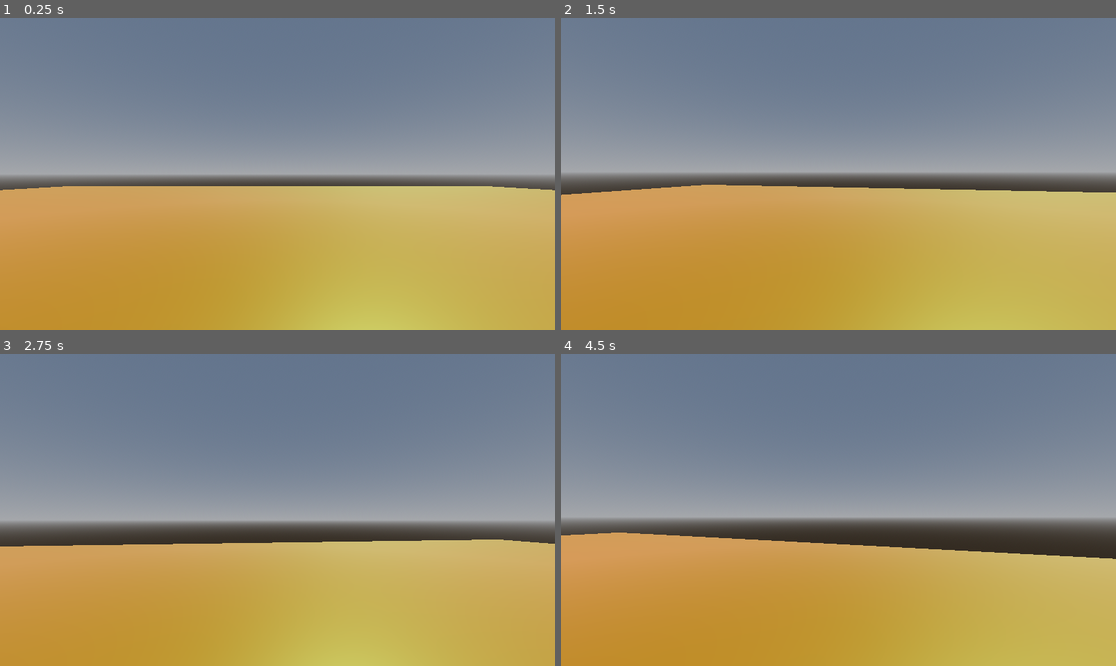
Above: before the commit, frames 1-4 (two rows, left to right).
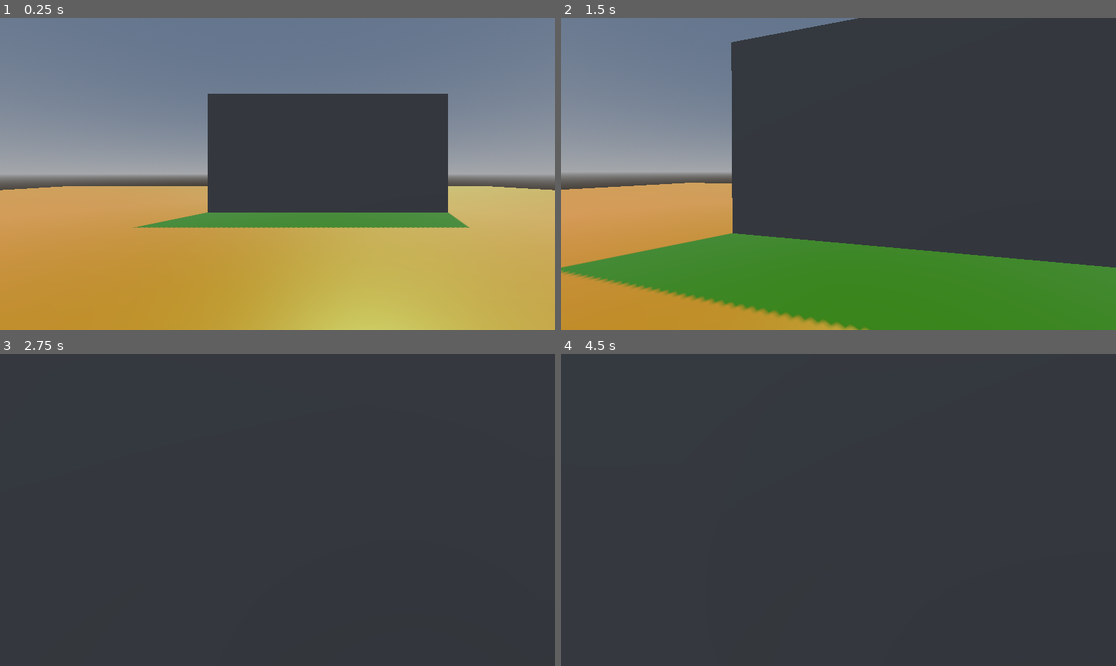
Above: after the commit, the same moments.

Repository: Nyedveg/Hop-Shot
Game: Godot game, scene res://MAIN.tscn
Two runs of this game, one before a commit and one after it. Both use one fixed random seed, a clock stepped at 60 frames per second and the inputs below.
Inputs (mouse positions are in pixels of both pictures, inside the frame that each line leads up to):
- Up to frame 1 (0.25 s): no input
- Up to frame 2 (1.5 s): tap Enter (ui_accept) at 0.5, 0.6 s; move the mouse to (866, 174) at 0.52 s; hold W (MOVE_FORWARD) from 0.53 s (still down); tap Space (JUMP, bound only after the commit) at 0.77, 0.8, 1.07, 1.35 s; move the mouse to (810, 174) at 1.27 s
- Up to frame 3 (2.75 s): keep holding W (MOVE_FORWARD); tap Space (JUMP, bound only after the commit) at 1.52, 1.82, 2.3 s; tap Enter (ui_accept) at 1.55 s; move the mouse to (288, 503) at 2.02 s; tap Q (PICKUP) at 2.1 s
- Up to frame 4 (4.5 s): keep holding W (MOVE_FORWARD); move the mouse to (832, 516) at 2.77 s; tap Ctrl (crouch) at 2.85 s; tap Space (JUMP, bound only after the commit) at 3.02, 3.32, 3.77, 3.8, 4.07 s; tap Enter (ui_accept) at 3.05, 3.5, 4.35 s; move the mouse to (877, 513) at 3.52 s; hold Shift (sprint, bound only after the commit) 3.53-4.28 s; move the mouse to (794, 506) at 4.27 s

The runs differ from the first frame. In frame 1, 19% of the frame differs, in the area x 24-85%, y 24-68%; in frame 2, 71%; in frame 3, 97%, in the area x 0-100%, y 0-100%; in frame 4, 96%.

Commit message:
weapon_spawn

Diff:
--- /dev/null
+++ b/Action_Listener_DEMO.gd
@@ -0,0 +1,38 @@
+extends Node
+var pressedW = false
+var pressedA = false
+var pressedS = false
+var pressedD = false
+var all_pressed = false
+@onready var text_pop = $"../TextPop"
+@onready var spawn_in = $"../spawn_weapon"
+var weapons = preload("res://WEAPONS/weapon.tscn")
+
+func spawn_weapon():
+	var weapon = weapons.instantiate()
+	weapon.position = spawn_in.position
+	spawn_in.add_child(weapon)
+
+# Called when the node enters the scene tree for the first time.
+func _ready():
+	text_pop.visible = false
+
+
+# Called every frame. 'delta' is the elapsed time since the previous frame.
+func _process(delta):
+	if Input.is_action_just_pressed("MOVE_BACKWARD"):
+		pressedS = true
+		print("S")
+	if Input.is_action_just_pressed("MOVE_FORWARD"):
+		pressedW = true
+		print("W")
+	if Input.is_action_just_pressed("MOVE_RIGHT"):
+		pressedD = true
+		print("D")
+	if Input.is_action_just_pressed("MOVE_LEFT"):
+		pressedA = true
+		print("A")
+
+	if pressedS&&pressedW&&pressedD&&pressedA&&!all_pressed:
+		all_pressed = true
+		spawn_weapon()
--- /dev/null
+++ b/Demo.tscn
@@ -0,0 +1,40 @@
+[gd_scene load_steps=4 format=3 uid="uid://b5yrluw2onqj3"]
+
+[ext_resource type="PackedScene" uid="uid://c2h5wi5d0wwxc" path="res://PLAYER/Player.tscn" id="1_jcyoc"]
+[ext_resource type="Script" path="res://Action_Listener_DEMO.gd" id="2_x6u6b"]
+
+[sub_resource type="StandardMaterial3D" id="StandardMaterial3D_olof5"]
+albedo_color = Color(0.54902, 0.0156863, 0, 1)
+roughness = 0.34
+emission_enabled = true
+emission = Color(0, 0.278431, 0, 1)
+emission_energy_multiplier = 1.84
+
+[node name="Node3D" type="Node3D"]
+
+[node name="DirectionalLight3D" type="DirectionalLight3D" parent="."]
+transform = Transform3D(-0.866023, -0.433016, 0.250001, 0, 0.499998, 0.866027, -0.500003, 0.749999, -0.43301, 0, 0, 0)
+shadow_enabled = true
+
+[node name="CSGBox3D" type="CSGBox3D" parent="."]
+use_collision = true
+size = Vector3(55, 0.115, 55)
+material = SubResource("StandardMaterial3D_olof5")
+
+[node name="Player" parent="." instance=ExtResource("1_jcyoc")]
+transform = Transform3D(1, 0, 0, 0, 1, 0, 0, 0, 1, 0, 1, 0)
+
+[node name="CSGBox3D2" type="CSGBox3D" parent="."]
+transform = Transform3D(10, 0, 0, 0, 5, 0, 0, 0, 0.1, 2.099, 2.5, -8.514)
+use_collision = true
+
+[node name="ActionListener" type="Node3D" parent="."]
+script = ExtResource("2_x6u6b")
+
+[node name="TextPop" type="Label3D" parent="."]
+transform = Transform3D(0.9984, 0, 0.0565534, 0, 1, 0, -0.0565534, 0, 0.9984, 0, 1.43668, -5.00806)
+text = "PPPPPPP"
+font_size = 150
+
+[node name="spawn_weapon" type="Node3D" parent="."]
+transform = Transform3D(1, 0, 0, 0, 1, 0, 0, 0, 1, 0, 0.619466, -3.30816)
--- a/MAIN.tscn
+++ b/MAIN.tscn
@@ -26,3 +26,7 @@
 
 [node name="weapon" parent="." instance=ExtResource("2_cfkjj")]
 transform = Transform3D(1, 0, 0, 0, 1, 0, 0, 0, 1, 1.80221, 0.0575008, 4.6292)
+
+[node name="CSGBox3D2" type="CSGBox3D" parent="."]
+transform = Transform3D(10, 0, 0, 0, 5, 0, 0, 0, 0.1, 2.099, 2.5, -8.514)
+use_collision = true
--- a/PLAYER/Player.gd
+++ b/PLAYER/Player.gd
@@ -49,6 +49,7 @@
 
 func spawn_weapon(weapon_name):
 	var weapon = weapons[weapon_name].weapon_scene.instantiate()
+	print(weapon_name)
 	weapon.position = hand.position
 	hand.add_child(weapon)
 
@@ -112,7 +113,7 @@
 		accel = accel_normal
 		velocity.y -= jump_velocity
 	# HANDLES JUMP.
-	if Input.is_action_just_pressed("ui_accept") and is_on_floor():
+	if Input.is_action_just_pressed("JUMP") and is_on_floor():
 	# IF THE PLAYER PRESSES THE "ui_accept" AND WHEN THE CHARACTER IS ON THE FLOOR,
 	# SET THE Y VELOCITY TO THE JUMP VELOCITY.
 		velocity.y = jump_velocity
--- a/project.godot
+++ b/project.godot
@@ -49,10 +49,16 @@
 }
 sprint={
 "deadzone": 0.5,
-"events": []
+"events": [Object(InputEventKey,"resource_local_to_scene":false,"resource_name":"","device":-1,"window_id":0,"alt_pressed":false,"shift_pressed":false,"ctrl_pressed":false,"meta_pressed":false,"pressed":false,"keycode":0,"physical_keycode":4194325,"key_label":0,"unicode":0,"echo":false,"script":null)
+]
 }
 PICKUP={
 "deadzone": 0.5,
 "events": [Object(InputEventKey,"resource_local_to_scene":false,"resource_name":"","device":-1,"window_id":0,"alt_pressed":false,"shift_pressed":false,"ctrl_pressed":false,"meta_pressed":false,"pressed":false,"keycode":0,"physical_keycode":81,"key_label":0,"unicode":113,"echo":false,"script":null)
 ]
 }
+JUMP={
+"deadzone": 0.5,
+"events": [Object(InputEventKey,"resource_local_to_scene":false,"resource_name":"","device":-1,"window_id":0,"alt_pressed":false,"shift_pressed":false,"ctrl_pressed":false,"meta_pressed":false,"pressed":false,"keycode":0,"physical_keycode":32,"key_label":0,"unicode":32,"echo":false,"script":null)
+]
+}
